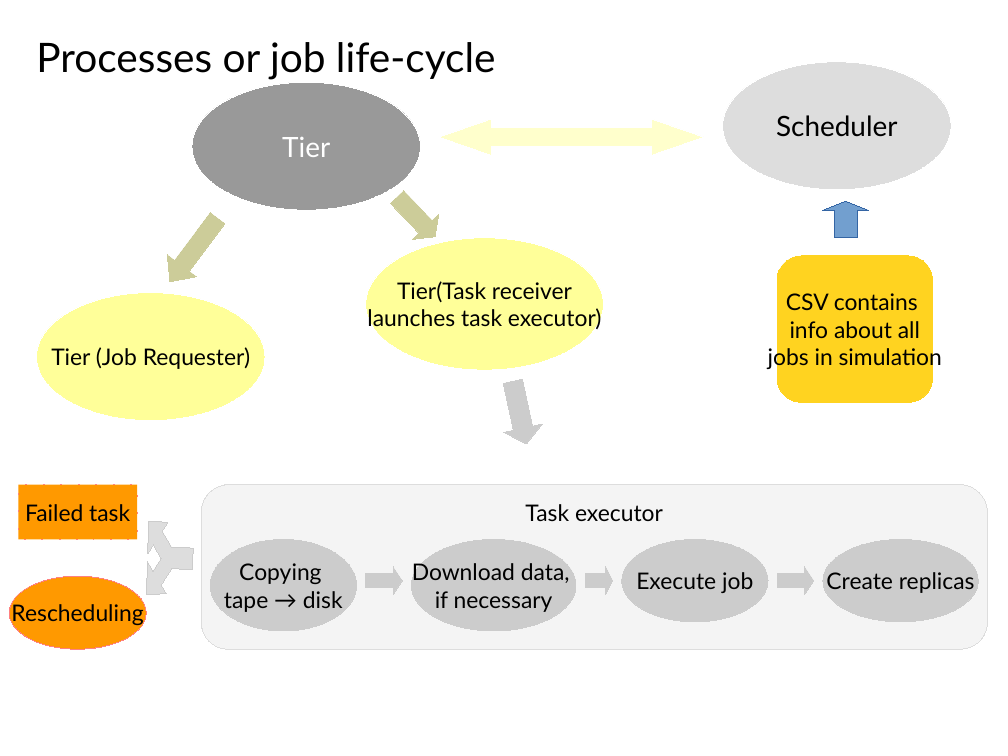
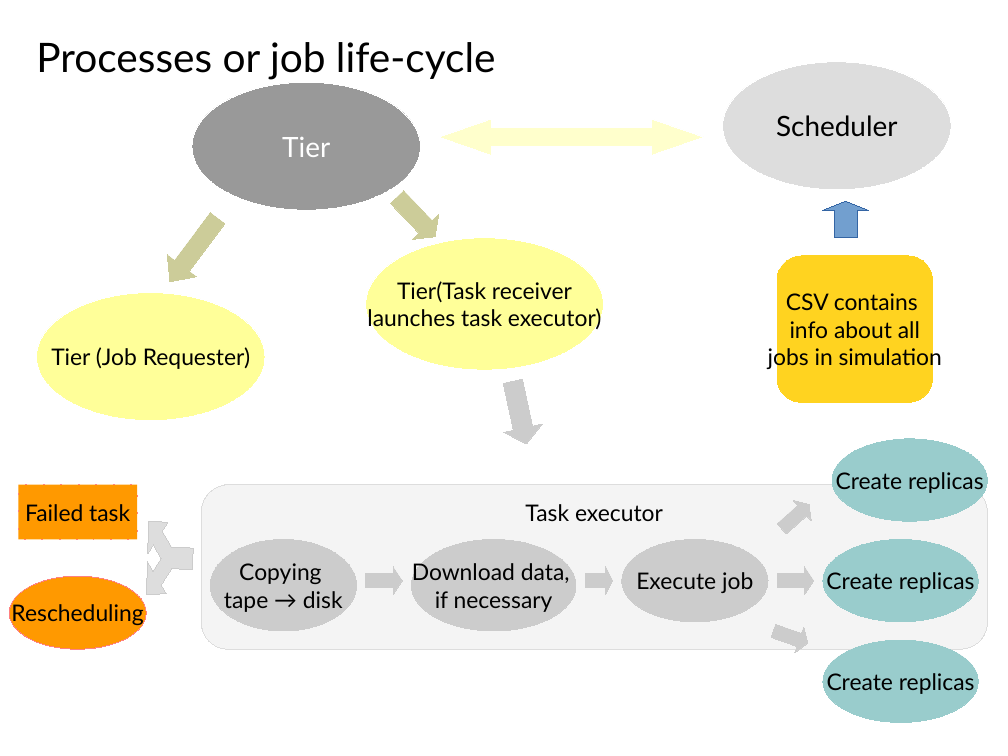
Before and after one commit to skygrid/grid_simulation, a slide deck: slide 12 of Results/work.odp (slide 10 before the commit). Drawn at 1008x756 pixels with LibreOffice and Linux fonts; fonts in the diff are those of the drawing. Boxes give left, top, right and bottom in pixels: in the first picture for what was removed or moved away, otherwise in the second. Text is boxed around its words. In the diff, an @@ line names an element or a change of style, - is before the commit and + after.

```diff
--- a/Results/work.odp
+++ b/Results/work.odp
@@ ellipse added at <box>832,439,988,521</box>, fill #99CCCC, outline #99CCCC 0 pt, 18 pt, text #000000 @@
+Create replicas
@@ right arrow added at <box>773,494,819,539</box>, fill #CCCCCC, outline #CCCCCC 0 pt @@
@@ ellipse "Create replicas" at <box>823,540,979,622</box>: fill #CCCCCC to #99CCCC; outline #CCCCCC 0 pt to #99CCCC 0 pt @@
@@ right arrow added at <box>769,619,813,657</box>, fill #CCCCCC, outline #CCCCCC 0 pt @@
@@ ellipse added at <box>823,640,979,723</box>, fill #99CCCC, outline #99CCCC 0 pt, 18 pt, text #000000 @@
+Create replicas
```
Also in this commit, not shown: 1 other slide changed, 2 slides added, 4 other files.
